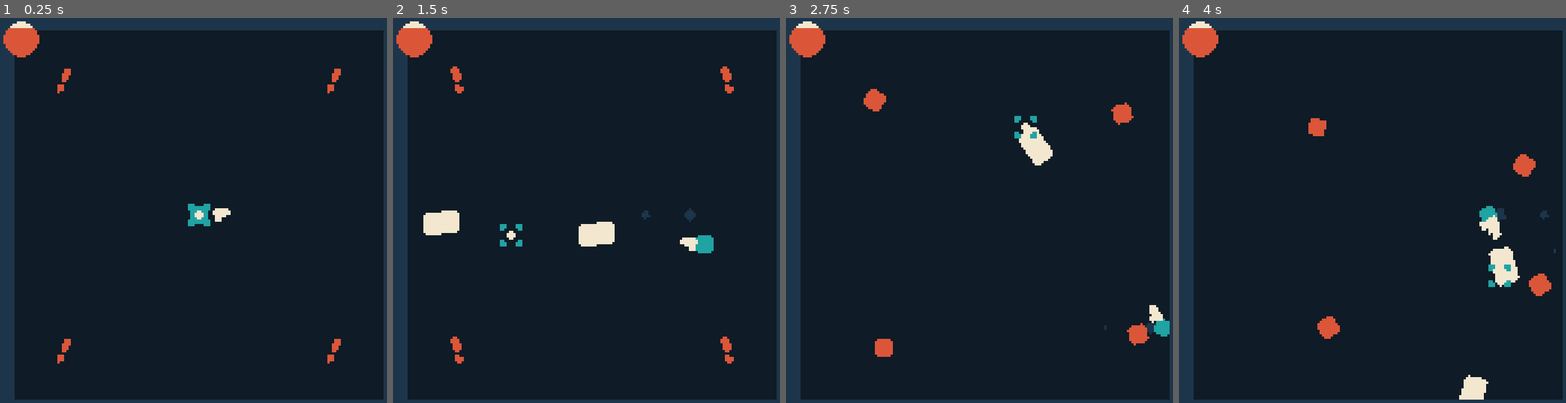
Above: before the commit, frames 1-4 (left to right).
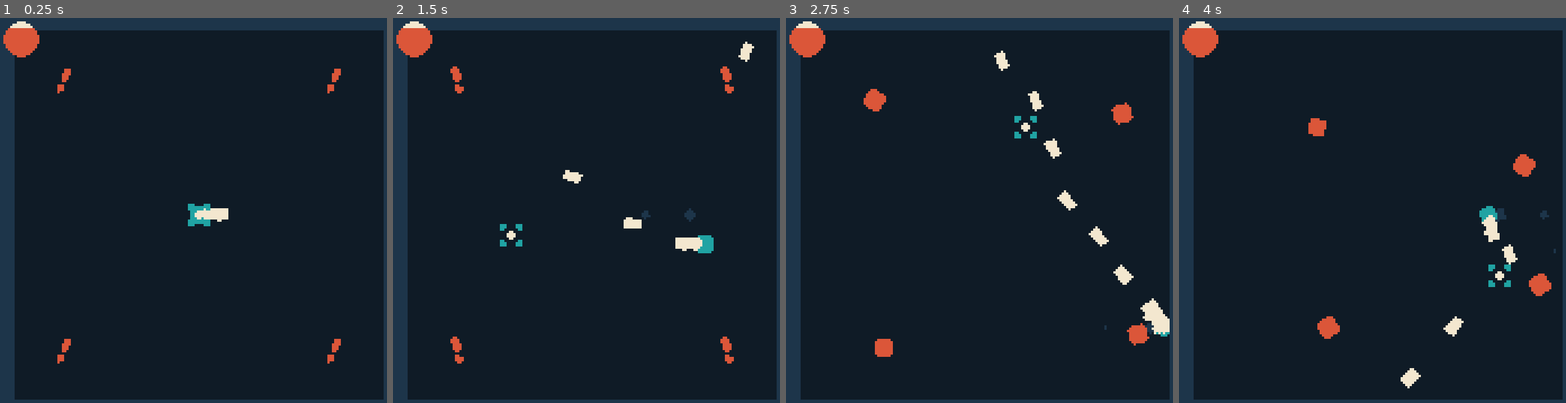
Above: after the commit, the same moments.

Repository: thcheetah777/Rogue
Game: Godot game, scene res://main.tscn
Two runs of this game, one before a commit and one after it. Both use one fixed random seed, a clock stepped at 60 frames per second and the inputs below.
Inputs (mouse positions are in pixels of both pictures, inside the frame that each line leads up to):
- Up to frame 1 (0.25 s): no input
- Up to frame 2 (1.5 s): move the mouse to (679, 195) at 0.52 s; press the mouse at (679, 195) at 0.53 s; hold D (right) 0.53-1.28 s; move the mouse to (512, 233) at 1.27 s; release the mouse at (512, 233) at 1.28 s; hold S (down) from 1.28 s (still down); click (512, 233) at 1.35 s
- Up to frame 3 (2.75 s): move the mouse to (1025, 125) at 2.02 s; release S (down) at 2.03 s; press the mouse at (1025, 125) at 2.03 s; hold D (right) from 2.03 s (still down)
- Up to frame 4 (4 s): move the mouse to (1357, 295) at 2.77 s; release D (right) at 2.78 s; release the mouse at (1357, 295) at 2.78 s; hold W (up) 2.78-3.53 s; click (1357, 295) at 2.85 s; move the mouse to (1500, 275) at 3.52 s; press the mouse at (1500, 275) at 3.53 s; hold A (left) from 3.53 s (still down)

The runs differ from the first frame. In frame 1, 0.1% of the frame differs, in the area x 52-60%, y 49-53%; in frame 2, 1.5%, in the area x 7-94%, y 6-61%; in frame 3, 1.5%; in frame 4, 1.2%.

Commit message:
☠️ enemy hurt animations

Diff:
--- a/basic_enemy.tscn
+++ b/basic_enemy.tscn
@@ -6,4 +6,3 @@
 [node name="BasicEnemy" instance=ExtResource("1_pghnd")]
 script = ExtResource("1_bqju1")
 move_speed = 20
-max_health = 8
--- a/enemy.gd
+++ b/enemy.gd
@@ -2,10 +2,23 @@
 class_name Enemy
 
 @export var max_health = 8
+@export var scale_smoothing = 3
+@export var hurt_expand = 1.6
+
+@onready var sprite := $AnimatedSprite
 
 var health = max_health
+var original_scale = Vector2.ONE
+
+func _ready() -> void:
+	original_scale = scale
+
+func _process(delta: float) -> void:
+	scale = scale.move_toward(original_scale, scale_smoothing * delta)
 
 func take_damage(amount: float):
 	health -= amount
+	scale = hurt_expand * Vector2.ONE
+	sprite.play("hurt")
 	if health <= 0:
 		queue_free()
--- a/enemy.tscn
+++ b/enemy.tscn
@@ -1,7 +1,30 @@
-[gd_scene load_steps=4 format=3 uid="uid://co0nmxou82hpo"]
+[gd_scene load_steps=6 format=3 uid="uid://co0nmxou82hpo"]
 
 [ext_resource type="Script" path="res://enemy.gd" id="1_fc6sl"]
 [ext_resource type="Texture2D" uid="uid://ct21gtxmpruvg" path="res://assets/basic-enemy.png" id="1_vy2u0"]
+[ext_resource type="Texture2D" uid="uid://beuk5hhcgpjdl" path="res://assets/basic-enemy-hurt.png" id="2_46t8b"]
+
+[sub_resource type="SpriteFrames" id="SpriteFrames_4cu6i"]
+animations = [{
+"frames": [{
+"duration": 1.0,
+"texture": ExtResource("2_46t8b")
+}, {
+"duration": 1.0,
+"texture": ExtResource("1_vy2u0")
+}],
+"loop": false,
+"name": &"hurt",
+"speed": 8.0
+}, {
+"frames": [{
+"duration": 1.0,
+"texture": ExtResource("1_vy2u0")
+}],
+"loop": false,
+"name": &"idle",
+"speed": 8.0
+}]
 
 [sub_resource type="RectangleShape2D" id="RectangleShape2D_h2l4t"]
 size = Vector2(6, 6)
@@ -12,8 +35,9 @@
 motion_mode = 1
 script = ExtResource("1_fc6sl")
 
-[node name="Sprite" type="Sprite2D" parent="."]
-texture = ExtResource("1_vy2u0")
+[node name="AnimatedSprite" type="AnimatedSprite2D" parent="."]
+sprite_frames = SubResource("SpriteFrames_4cu6i")
+animation = &"idle"
 
 [node name="CollisionShape" type="CollisionShape2D" parent="."]
 shape = SubResource("RectangleShape2D_h2l4t")
--- a/guns/machine-gun.tres
+++ b/guns/machine-gun.tres
@@ -1,13 +1,13 @@
 [gd_resource type="Resource" script_class="GunSettings" load_steps=3 format=3 uid="uid://civldxor3hwnr"]
 
-[ext_resource type="Script" path="res://gun_settings.gd" id="1_g6qqy"]
-[ext_resource type="Texture2D" uid="uid://c6yw8fwyobaer" path="res://assets/machine-gun.png" id="2_to43s"]
+[ext_resource type="Script" path="res://gun_settings.gd" id="1_0pfra"]
+[ext_resource type="Texture2D" uid="uid://c6yw8fwyobaer" path="res://assets/machine-gun.png" id="2_h0jhn"]
 
 [resource]
-script = ExtResource("1_g6qqy")
-sprite = ExtResource("2_to43s")
+script = ExtResource("1_0pfra")
+sprite = ExtResource("2_h0jhn")
 bullet_size = 0.5
-bullet_speed = 400
+bullet_speed = 200
 fire_rate = 12.0
 spread = 12.0
 damage = 0.5
--- a/player.tscn
+++ b/player.tscn
@@ -2,7 +2,7 @@
 
 [ext_resource type="Script" path="res://player.gd" id="1_eie53"]
 [ext_resource type="Texture2D" uid="uid://dqm4a8xw7pfdl" path="res://assets/player.png" id="1_ikshr"]
-[ext_resource type="Resource" uid="uid://cuyy16wsyf323" path="res://guns/pistol.tres" id="2_b0qxh"]
+[ext_resource type="Resource" uid="uid://civldxor3hwnr" path="res://guns/machine-gun.tres" id="2_vobfl"]
 [ext_resource type="Texture2D" uid="uid://c52q1lgaojkl2" path="res://assets/pistol.png" id="4_0vkrl"]
 
 [sub_resource type="RectangleShape2D" id="RectangleShape2D_80320"]
@@ -13,7 +13,7 @@
 collision_mask = 7
 motion_mode = 1
 script = ExtResource("1_eie53")
-gun = ExtResource("2_b0qxh")
+gun = ExtResource("2_vobfl")
 
 [node name="Sprite" type="Sprite2D" parent="."]
 texture = ExtResource("1_ikshr")
Binary file added: assets/basic-enemy-hurt.png
Not shown, added: assets/basic-enemy-hurt.png.import
